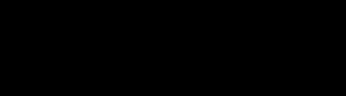
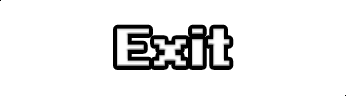
Layered file, before and after one edit (346x96). Changes by layer:
hid "Balck screen" over [0, 0, 346, 96]
hid "Start" over [95, 28, 251, 66]
showed "Exit" over [117, 28, 230, 66]
